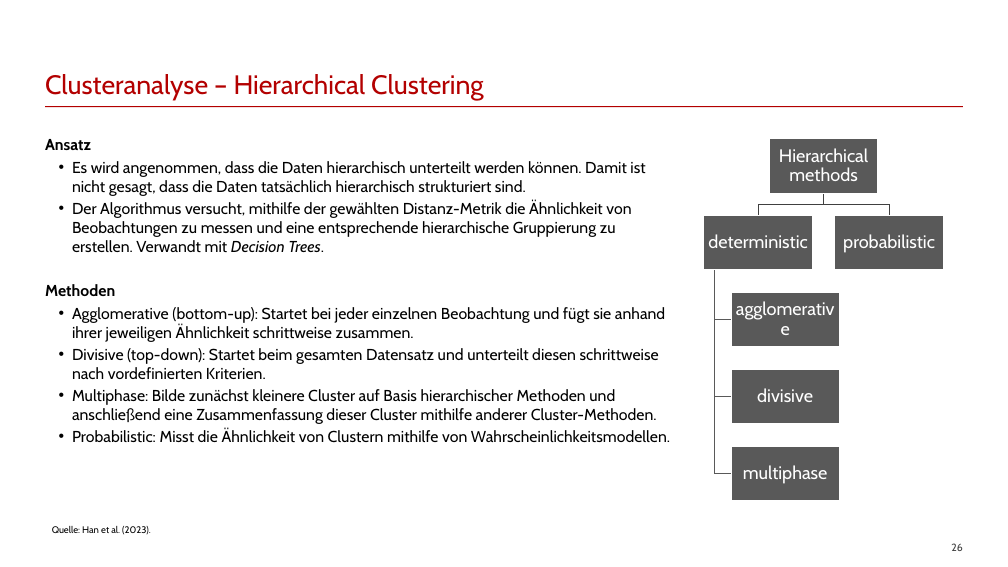
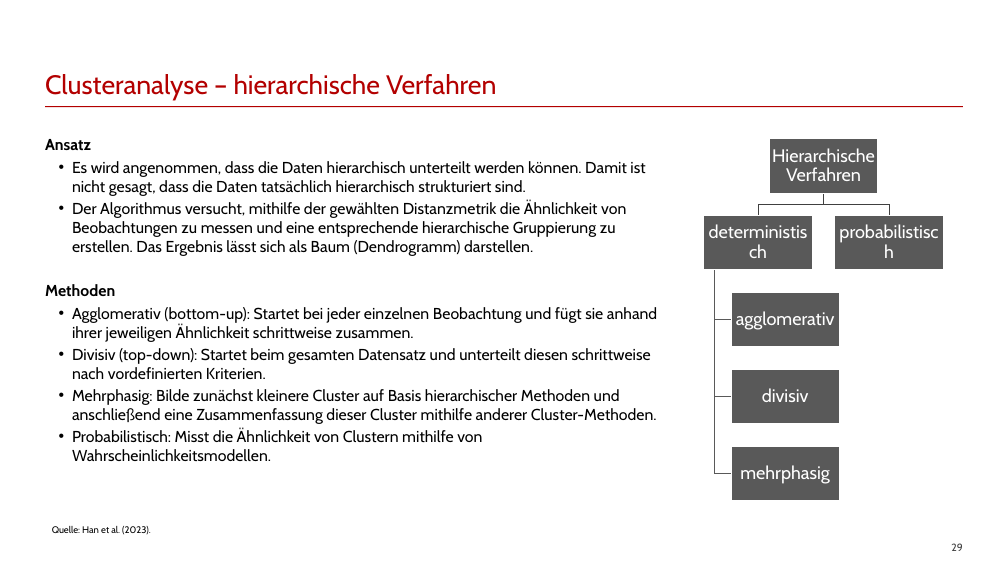
Before and after one commit to franzmohr/intro-data-mining-de, a slide deck: slide 29 of data-mining.odp (slide 26 before the commit). Drawn at 1008x567 pixels with LibreOffice and Linux fonts; fonts in the diff are those of the drawing. Boxes give left, top, right and bottom in pixels: in the first picture for what was removed or moved away, otherwise in the second. Text is boxed around its words. In the diff, an @@ line names an element or a change of style, - is before the commit and + after.

```diff
--- a/data-mining.odp
+++ b/data-mining.odp
@@ title at box(45, 74, 496, 100): text changed @@
-Clusteranalyse – Hierarchical Clustering
+Clusteranalyse – hierarchische Verfahren
@@ text in rectangle at box(772, 148, 875, 181): text changed @@
-Hierarchical methods
+Hierarchische Verfahren
@@ text at box(72, 200, 626, 256): text changed @@
-• Der Algorithmus versucht, mithilfe der gewählten Distanz-Metrik die Ähnlichkeit von Beobachtungen zu messen und eine entsprechende hierarchische Gruppierung zu erstellen. Verwandt mit Decision Trees.
+• Der Algorithmus versucht, mithilfe der gewählten Distanzmetrik die Ähnlichkeit von Beobachtungen zu messen und eine entsprechende hierarchische Gruppierung zu erstellen. Das Ergebnis lässt sich als Baum (Dendrogramm) darstellen.
@@ text in rectangle at box(708, 234, 807, 248): text changed @@
-deterministic
+deterministisch
@@ text in rectangle at box(843, 234, 935, 253): text changed @@
-probabilistic
+probabilistisch
@@ text at box(72, 307, 657, 461): text changed @@
-• Agglomerative (bottom-up): Startet bei jeder einzelnen Beobachtung und fügt sie anhand ihrer jeweiligen Ähnlichkeit schrittweise zusammen.
-• Divisive (top-down): Startet beim gesamten Datensatz und unterteilt diesen schrittweise nach vordefinierten Kriterien.
-• Multiphase: Bilde zunächst kleinere Cluster auf Basis hierarchischer Methoden und anschließend eine Zusammenfassung dieser Cluster mithilfe anderer Cluster-Methoden.
-• Probabilistic: Misst die Ähnlichkeit von Clustern mithilfe von Wahrscheinlichkeitsmodellen.
+• Agglomerativ (bottom-up): Startet bei jeder einzelnen Beobachtung und fügt sie anhand ihrer jeweiligen Ähnlichkeit schrittweise zusammen.
+• Divisiv (top-down): Startet beim gesamten Datensatz und unterteilt diesen schrittweise nach vordefinierten Kriterien.
+• Mehrphasig: Bilde zunächst kleinere Cluster auf Basis hierarchischer Methoden und anschließend eine Zusammenfassung dieser Cluster mithilfe anderer Cluster-Methoden.
+• Probabilistisch: Misst die Ähnlichkeit von Clustern mithilfe von Wahrscheinlichkeitsmodellen.
@@ text in rectangle at box(736, 311, 835, 330): text changed @@
-agglomerative
+agglomerativ
@@ text in rectangle at box(762, 388, 809, 402): text changed @@
-divisive
+divisiv
@@ text in rectangle at box(740, 465, 829, 484): text changed @@
-multiphase
+mehrphasig
@@ page number at box(951, 543, 962, 551): text changed @@
-26
+29
```
Also in this commit, not shown: 24 other slides changed, 5 slides added, 8 other files.
